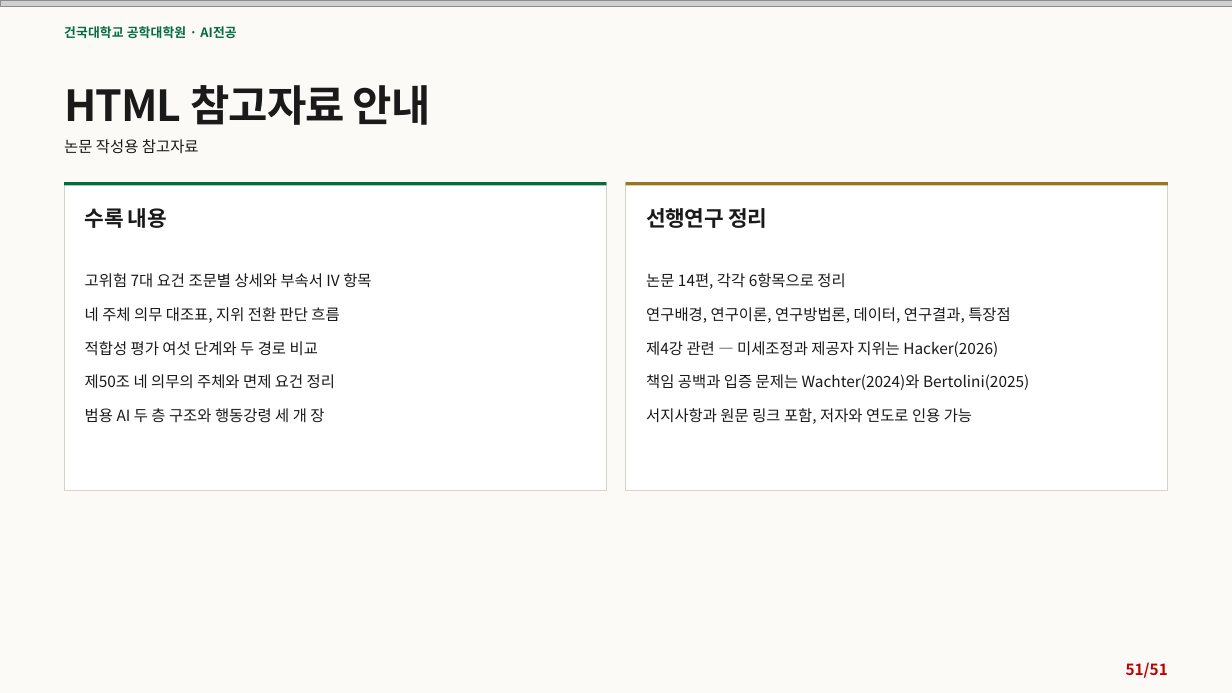
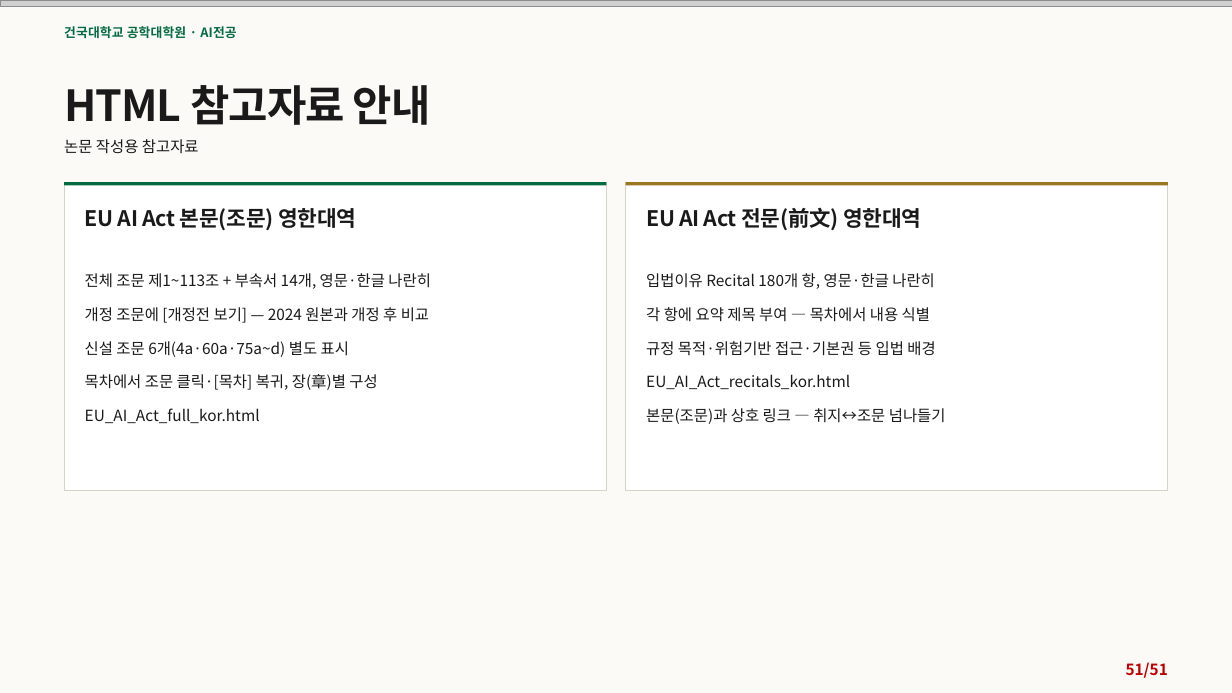
Before and after one commit to YangGuiBee/AIG2, a slide deck: slide 51 of 04 - EU AI Act (2)/(AIG20262_04)_20260917.pptx. Drawn at 1232x693 pixels with LibreOffice and Linux fonts; fonts in the diff are those of the drawing; grey boxes stand for pictures; background and template pictures are left out. Boxes give left, top, right and bottom in pixels: in the first picture for what was removed or moved away, otherwise in the second. Text is boxed around its words. In the diff, an @@ line names an element or a change of style, - is before the commit and + after.

```diff
--- a/04 - EU AI Act (2)/(AIG20262_04)_20260917.pptx
+++ b/04 - EU AI Act (2)/(AIG20262_04)_20260917.pptx
@@ text at [85, 208, 357, 230]: text changed @@
-수록 내용
+EU AI Act 본문(조문) 영한대역
@@ text at [646, 207, 921, 230]: text changed @@
-선행연구 정리
+EU AI Act 전문(前文) 영한대역
@@ text at [85, 273, 431, 289]: text changed @@
-고위험 7대 요건 조문별 상세와 부속서 IV 항목
+전체 조문 제1~113조 + 부속서 14개, 영문·한글 나란히
@@ text at [646, 273, 935, 289]: text changed @@
-논문 14편, 각각 6항목으로 정리
+입법이유 Recital 180개 항, 영문·한글 나란히
@@ text at [85, 307, 429, 323]: text changed @@
-네 주체 의무 대조표, 지위 전환 판단 흐름
+개정 조문에 [개정전 보기] — 2024 원본과 개정 후 비교
@@ text at [646, 307, 930, 322]: text changed @@
-연구배경, 연구이론, 연구방법론, 데이터, 연구결과, 특장점
+각 항에 요약 제목 부여 — 목차에서 내용 식별
@@ text at [85, 341, 349, 357]: text changed @@
-적합성 평가 여섯 단계와 두 경로 비교
+신설 조문 6개(4a·60a·75a~d) 별도 표시
@@ text at [646, 341, 935, 356]: text changed @@
-제4강 관련 — 미세조정과 제공자 지위는 Hacker(2026)
+규정 목적·위험기반 접근·기본권 등 입법 배경
@@ text at [85, 374, 377, 390]: text changed @@
-제50조 네 의무의 주체와 면제 요건 정리
+목차에서 조문 클릭·[목차] 복귀, 장(章)별 구성
@@ text at [646, 374, 850, 389]: text changed @@
-책임 공백과 입증 문제는 Wachter(2024)와 Bertolini(2025)
+EU_AI_Act_recitals_kor.html
@@ text at [85, 408, 260, 423]: text changed @@
-범용 AI 두 층 구조와 행동강령 세 개 장
+EU_AI_Act_full_kor.html
@@ text at [646, 408, 946, 424]: text changed @@
-서지사항과 원문 링크 포함, 저자와 연도로 인용 가능
+본문(조문)과 상호 링크 — 취지↔조문 넘나들기
```
